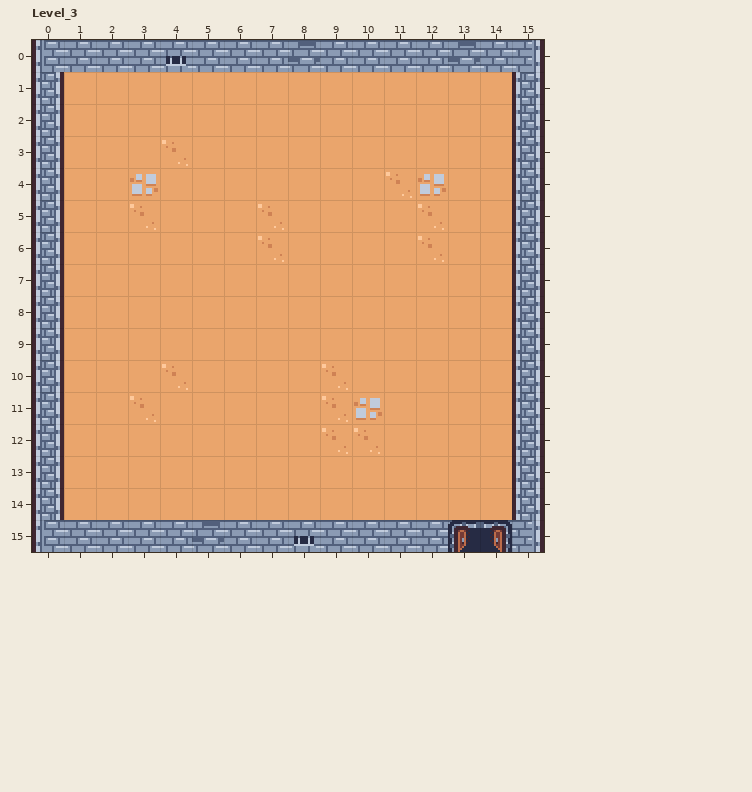
A LDtk project gets an edit: resources/ldtk-levels/test1.ldtk. That is the earlier state.
Cells are 16x16 px. Shown: Level_3 x 0..15, y 0..15. The commit also changed other parts of the map, which this record leaves out.
After the commit:
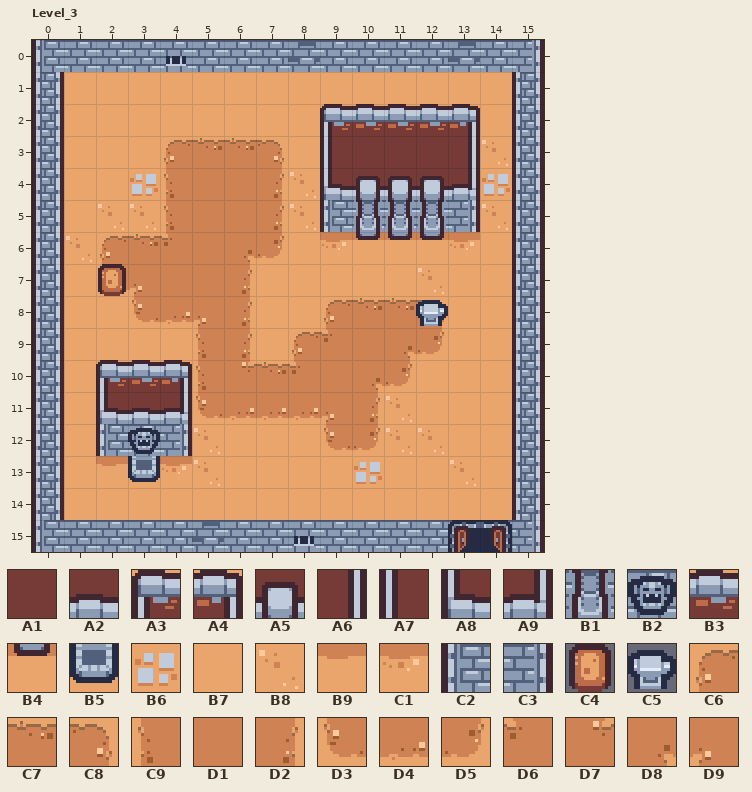
Key: from "Dungeon": A1 0, A2 2, A3 4, A4 5, A5 6, A6 13, A7 15, A8 16, A9 17, B1 18, B2 19, B3 26, B4 30, B5 31, B6 42, B7 48, B8 49, B9 50, C1 51, C2 57, C3 59, C4 66, C5 74; from "Edited": C6 12, C7 13, C8 14, C9 24, D1 25, D2 26, D3 36, D4 37, D5 38, D6 39, D7 40, D8 41, D9 42.
__ is an empty cell.
What changed:
Layer "Floor":
Tile A2 replaces tile B8 in row 11 at x 3.
Tile A3 replaces tile B7 in row 10 at x 2.
Tile A4 replaces tile B8 in row 10 at x 4.
Tile A8 replaces tile B7 in row 11 at x 2.
Tile A9 replaces tile B7 in row 11 at x 4.
Tile B2 replaces tile B7 in row 12 at x 3.
Tile B3 replaces tile B7 in row 10 at x 3.
Tile B5 replaces tile B7 in row 13 at x 3.
Tile B6 replaces tile B7 in row 4 at x 14; in row 13 at x 10.
Tile B8 replaces tile B7 in row 3 at x 14; in row 4 at x 8; in row 5 at x 2, 8 and 14; in row 6 at x 1; in row 7 at x 12; in row 11 at x 11.
Tile B8 replaces tile B7 in row 12 at x 5 and 11 to 12; in row 13 at x 5 and 13.
Tile B9 replaces tile B7 in row 13 at x 2.
Tile C1 replaces tile B7 in row 13 at x 4.
Tile C2 replaces tile B7 in row 12 at x 2.
Tile C3 replaces tile B7 in row 12 at x 4.
Layer "Sliding":
Tile C6 is added in row 3 at x 4; in row 6 at x 2; in row 8 at x 9; in row 9 at x 8.
Tile C7 is added in row 3 at x 5 to 6; in row 6 at x 3; in row 8 at x 10 to 11; in row 10 at x 7.
Tile C8 is added in row 3 at x 7; in row 8 at x 12.
Tile C9 is added in rows 4 to 5 at x 4; in rows 9 to 10 at x 5.
Tile D1 is added in rows 4 to 5 at x 5 to 6; in row 6 at x 5; in row 7 at x 4 to 5; in row 9 at x 10; in row 10 at x 9.
Tile D2 is added in rows 4 to 5 at x 7; in rows 7 to 9 at x 6; in row 11 at x 10.
Tile D3 is added in row 7 at x 2; in row 8 at x 3; in row 11 at x 5; in row 12 at x 9.
Tile D4 is added in row 8 at x 4; in row 11 at x 6 to 8.
Tile D5 is added in row 6 at x 7; in row 9 at x 12; in row 10 at x 11; in row 12 at x 10.
Tile D6 is added in row 6 at x 4; in row 9 at x 9; in row 10 at x 8.
Tile D7 is added in row 10 at x 6.
Tile D8 is added in row 6 at x 6; in row 9 at x 11; in row 10 at x 10.
Tile D9 is added in row 7 at x 3; in row 8 at x 5; in row 11 at x 9.
Layer "Walls":
Tile A1 is added in row 3 at x 10 to 12.
Tile A3 is added in row 2 at x 9.
Tile A4 is added in row 2 at x 13.
Tile A5 is added in row 4 at x 10 to 12.
Tile A6 is added in row 3 at x 13.
Tile A7 is added in row 3 at x 9.
Tile A8 is added in row 4 at x 9.
Tile A9 is added in row 4 at x 13.
Tile B1 is added in row 5 at x 10 to 12.
Tile B3 is added in row 2 at x 10 to 12.
Tile B4 is added in row 6 at x 10 to 12.
Tile C1 is added in row 6 at x 9 and 13.
Tile C2 is added in row 5 at x 9.
Tile C3 is added in row 5 at x 13.
Tile C4 is added in row 7 at x 2.
Tile C5 is added in row 8 at x 12.
